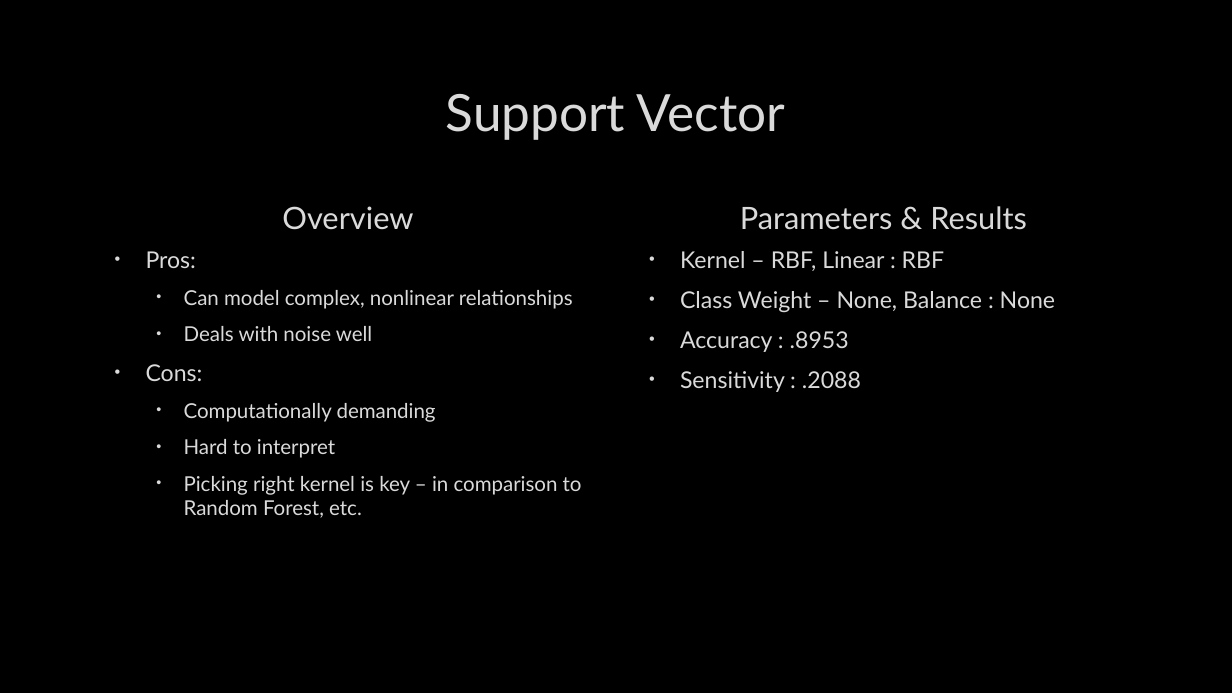
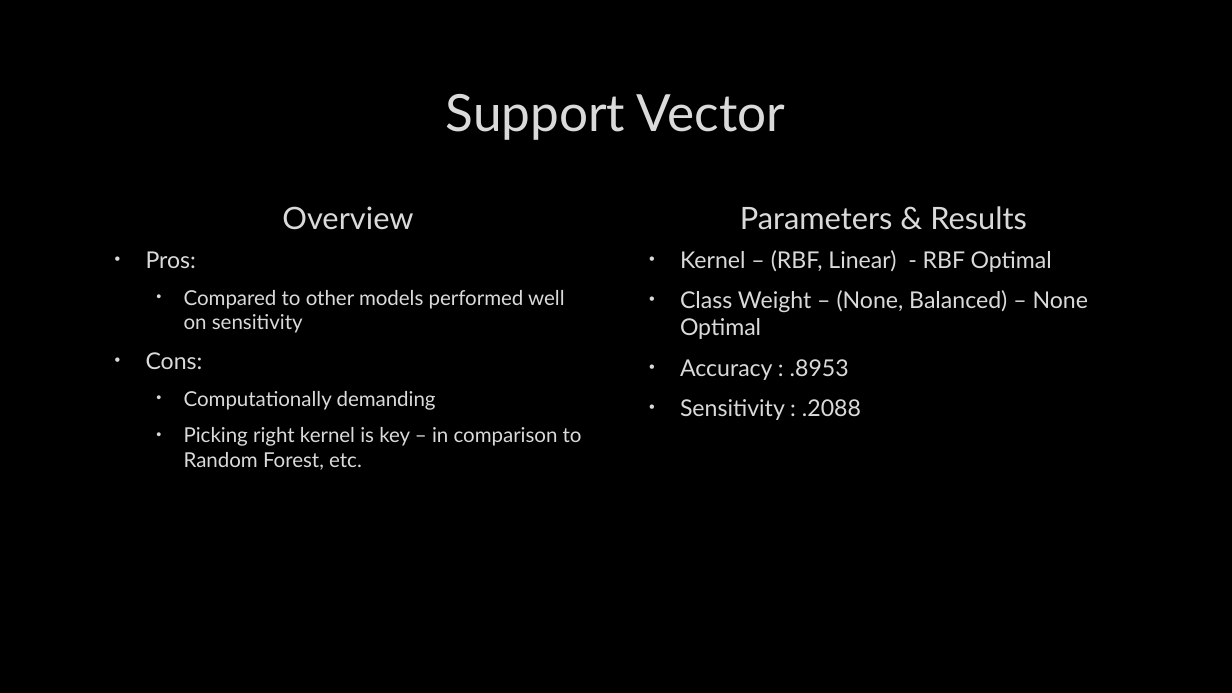
Before and after one commit to zinrion/Thinkful-Projects, a slide deck: slide 17 of Bank Marketing.pptx (slide 15 before the commit). Drawn at 1232x693 pixels with LibreOffice and Linux fonts; fonts in the diff are those of the drawing; background and template pictures are left out. Boxes give left, top, right and bottom in pixels: in the first picture for what was removed or moved away, otherwise in the second. Text is boxed around its words. In the diff, an @@ line names an element or a change of style, - is before the commit and + after.

```diff
--- a/Bank Marketing.pptx
+++ b/Bank Marketing.pptx
@@ text at box(680, 250, 1088, 339): text changed @@
-• Kernel – RBF, Linear : RBF
-• Class Weight – None, Balance : None
+• Kernel – (RBF, Linear) - RBF Optimal
+• Class Weight – (None, Balanced) – None Optimal
@@ text at box(184, 290, 564, 333): text changed @@
-  • Can model complex, nonlinear relationships
-  • Deals with noise well
+  • Compared to other models performed well on sensitivity
@@ text at box(184, 439, 335, 458): paragraph removed @@
-  • Hard to interpret
```
Also in this commit, not shown: 16 other slides changed, 5 slides added.
